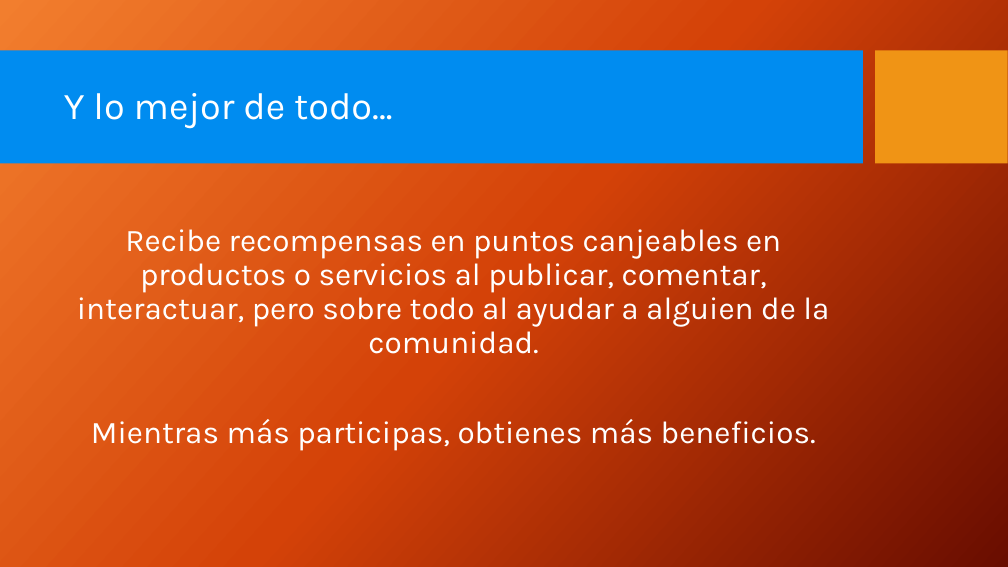
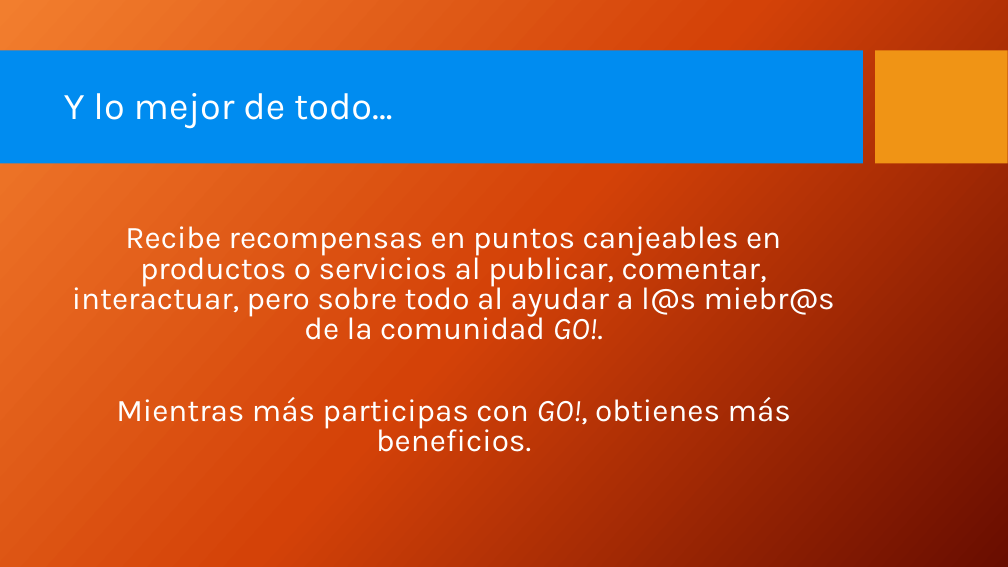
Before and after one commit to Auryn8/go-red, a slide deck: slide 10 of GO_presentacion.pptx. Drawn at 1008x567 pixels with LibreOffice and Linux fonts; fonts in the diff are those of the drawing; background and template pictures are left out. Boxes give left, top, right and bottom in pixels: in the first picture for what was removed or moved away, otherwise in the second. Text is boxed around its words. In the diff, an @@ line names an element or a change of style, - is before the commit and + after.

```diff
--- a/GO_presentacion.pptx
+++ b/GO_presentacion.pptx
@@ text at bbox=[72, 226, 835, 452]: text changed @@
-Recibe recompensas en puntos canjeables en productos o servicios al publicar, comentar, interactuar, pero sobre todo al ayudar a alguien de la comunidad.
-Mientras más participas, obtienes más beneficios.
+Recibe recompensas en puntos canjeables en productos o servicios al publicar, comentar, interactuar, pero sobre todo al ayudar a l@s miebr@s de la comunidad GO!.
+Mientras más participas con GO!, obtienes más beneficios.
```
Also in this commit, not shown: 6 other slides changed.
